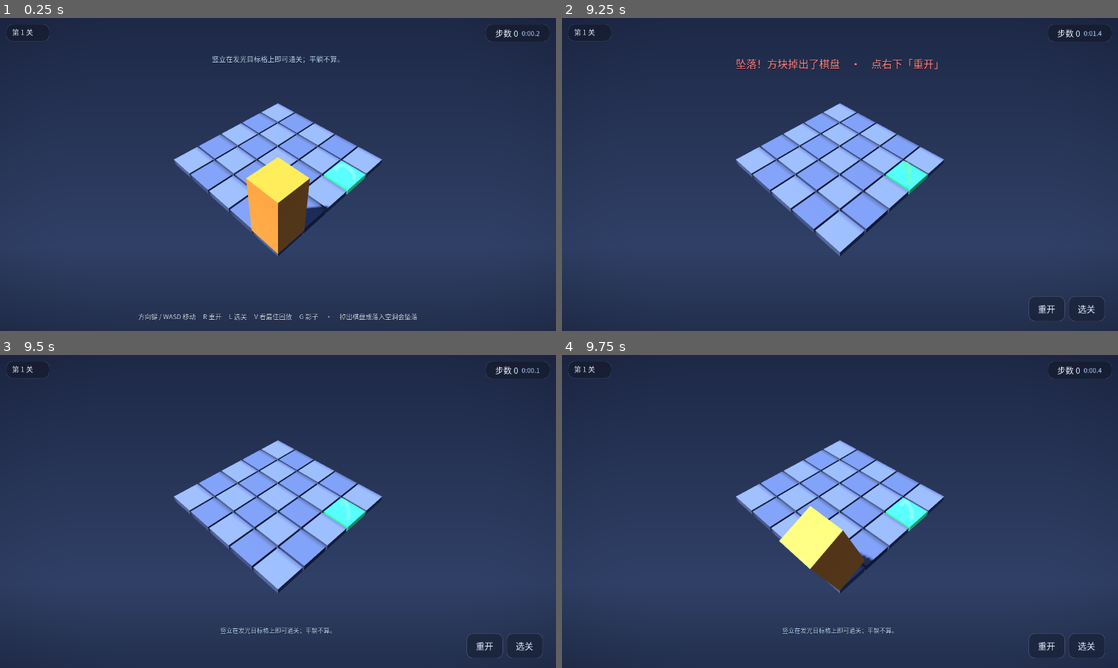
Above: before the commit, frames 1-4 (two rows, left to right).
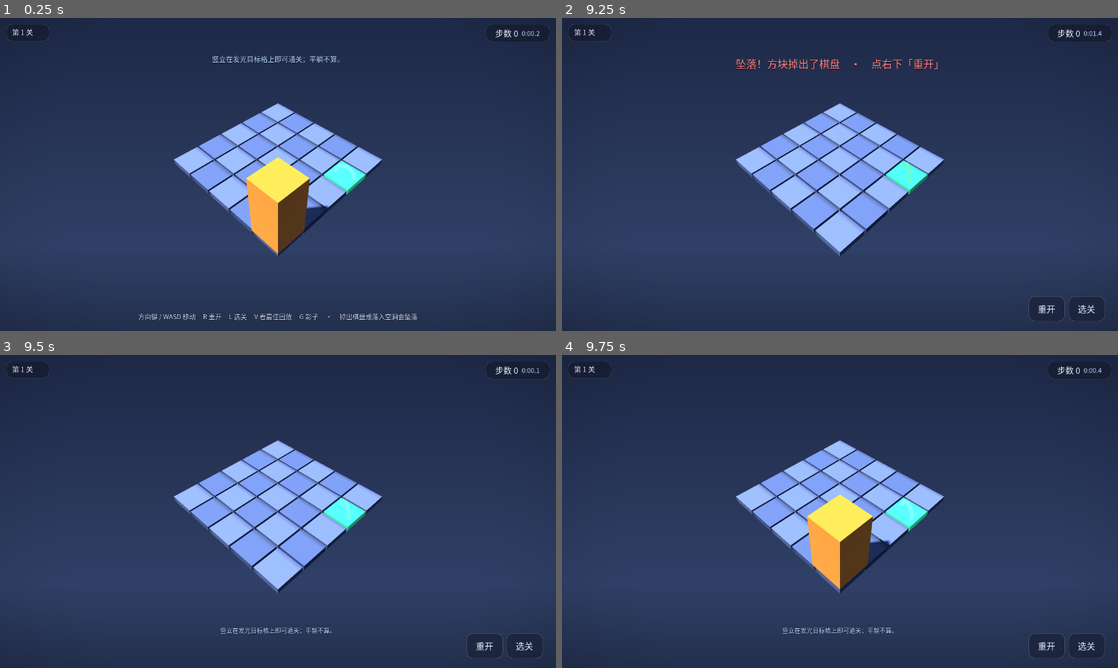
Above: after the commit, the same moments.

Repository: EasyIndie/EasyGodot
Game: Godot game, scene res://scenes/main.tscn
Same seed, same stepped clock (60 frames per second), same inputs: the game is played once before the commit and once after it.
Inputs (mouse positions are in pixels of both pictures, inside the frame that each line leads up to):
- Up to frame 1 (0.25 s): no input
- Up to frame 2 (9.25 s): tap Enter at 0.5, 2.75, 7.25 s; move the mouse to (812, 237) at 0.52 s; hold Up 0.53-1.25 s; tap R at 0.6 s; click (812, 237) at 0.67 s; tap Space at 0.77, 1.07, 2, 3.5, 3.77, 4.07, 9.02 s; drag from (1006, 221) to (812, 237) at 1.27 s; move the mouse to (673, 127) at 2.02 s; hold Left 2.03-2.75 s; tap V at 2.1 s; click (673, 127) at 2.17 s; drag from (867, 174) to (673, 127) at 2.77 s; move the mouse to (756, 96) at 3.52 s; hold Down 3.53-4.25 s; tap T at 3.6 s; click (756, 96) at 3.67 s; drag from (962, 158) to (756, 96) at 4.27 s; click "重开" at 5 s; click "选关" at 5.75 s; click (734, 93) at 6.5 s; move the mouse to (728, 190) at 7.27 s; hold Up 7.28-8 s; tap P at 7.35 s; click (728, 190) at 7.42 s; drag from (895, 105) to (728, 190) at 8.02 s; move the mouse to (812, 237) at 8.77 s; hold Right from 8.78 s (still down); tap Keypad Enter at 8.85 s; click (812, 237) at 8.92 s
- Up to frame 3 (9.5 s): keep holding Right; tap Space at 9.32 s
- Up to frame 4 (9.75 s): release Right at 9.5 s; drag from (1006, 558) to (812, 574) at 9.52 s

Frames 1-3 are identical in both runs. In frame 4, 2.9% of the frame differs, in the area x 39-60%, y 44-76%.

Commit message:
Improve swipe direction confidence and isolate multi-touch input

Diff:
--- a/games/puzzle-core/meta/gesture.gd
+++ b/games/puzzle-core/meta/gesture.gd
@@ -5,32 +5,15 @@
 #   这种东西靠手在手机上试是试不出来的（试三个角度都"还行"，第四个角度就翻车）。
 #   抽成纯函数后可以把 0°~359° 逐个喂进去断言，边界才真的被钉住。
 #
-# ── 这一版修掉的三个真问题（都来自真机反馈）────────────────────────────
-#
-# ① 方向判错：「角度稍有偏差就滚错方向」
-#    根因：等距视角下四个网格方向在屏幕上成对角分布，相邻两向相隔约 127°，
-#    而**屏幕正上/正下正好是两个方向的分界线**（数学上的平局点）。手指偏几度
-#    分数就翻转。玩家想"往远处滚"时滑的就是近似竖直，于是被随机判成左上或右上。
-#    解法：把滑动**解到棋盘坐标系**（解 2×2 方程，得到"沿棋盘两轴各走了几格"），
-#    再在**歧义带**里改用粘滞规则：优先保持上一次的方向；两个候选里若有掉头，
-#    选另一个（含糊的手势绝不会是想掉头）。
-#
-# ② 不跟手：原来只在**抬手**时判一次
-#    解法：拖动过程中就判（见 gesture_tracker.gd），滑过阈值立刻出方向；
-#    出完方向把锚点前移，于是一次长拖能连着滚好几格（像摇杆一样）。
-#
-# ③ 想清楚再滑就失效：超过 SWIPE_MAX_TIME 的滑动被整条丢弃
-#    解法：取消时间限制。慢滑也是滑，只是玩家在思考。
-#
-# 另外：阈值按**格子屏宽**缩放（clamp 到合理像素区间），4K 平板和 5 寸手机手感一致。
+# 按投影后的四条屏幕方向比较角度，不让格子长度或上一手影响玩家的新意图。
+# 两个方向过于接近时返回 ZERO，等待更明确的轨迹；一次手势仍只产生一步。
 extends RefCounted
 
-const AMBIG := 0.35          # 歧义带：两轴强度差 < 35% 视为"分不出来"（听粘滞规则）
-# 一次移动要滑过多远（相对格子屏宽）。一次手势至多一步，所以偏短更跟手；
-# 下限 STEP_MIN 才是真正防误触的那道保险。
-const STEP_RATIO := 0.85
-const STEP_MIN := 22.0       # 阈值下限（像素）：太小会被手指抖动触发
-const STEP_MAX := 64.0       # 阈值上限（像素）：太大在平板上会滑不动
+const ANGLE_MARGIN := 16.0   # 最接近的两个方向至少相差 16°，边界两侧各留约 8° 纠正带
+const MAX_ANGLE := 60.0
+const STEP_RATIO := 0.75
+const STEP_MIN := 26.0       # 阈值下限（像素）：太小会被手指抖动触发
+const STEP_MAX := 56.0       # 阈值上限（像素）：太大在平板上会滑不动
 const STEP_DEFAULT := 40.0   # 拿不到格子屏宽时的兜底
 
 const AXIS_X := Vector3i(1, 0, 0)
@@ -67,31 +50,28 @@
 		(ex.x * delta.y - delta.x * ex.y) / det)
 
 
-# 滑动 → 网格方向。prev = 上一次**真正发出**的方向，只在歧义带里起作用。
-static func resolve(delta: Vector2, screen_dirs: Dictionary, prev: Vector3i = Vector3i.ZERO) -> Vector3i:
-	if delta.length() < 0.0001:
+# prev 保留参数以兼容调用方；新手势绝不根据历史方向猜测。
+static func resolve(delta: Vector2, screen_dirs: Dictionary, _prev: Vector3i = Vector3i.ZERO) -> Vector3i:
+	if not delta.is_finite() or delta.length() < 0.0001:
 		return Vector3i.ZERO
-	var ab: Vector2 = grid_components(delta, screen_dirs)
-	var ax: float = absf(ab.x)
-	var az: float = absf(ab.y)
-	if ax < 0.000001 and az < 0.000001:
+	var ex: Vector2 = dir_of(screen_dirs, AXIS_X)
+	var ez: Vector2 = dir_of(screen_dirs, AXIS_Z)
+	if ex.length() < 0.0001 or ez.length() < 0.0001 or absf(ex.normalized().cross(ez.normalized())) < 0.05:
 		return Vector3i.ZERO
-	var nx: Vector3i = Vector3i(signi(int(signf(ab.x))), 0, 0) if ax > 0.000001 else Vector3i.ZERO
-	var nz: Vector3i = Vector3i(0, 0, signi(int(signf(ab.y)))) if az > 0.000001 else Vector3i.ZERO
-	if nz == Vector3i.ZERO:
-		return nx
-	if nx == Vector3i.ZERO:
-		return nz
-	if ax > az * (1.0 + AMBIG) or az > ax * (1.0 + AMBIG):
-		return nx if ax > az else nz         # 够明确：谁强听谁的
-	# ── 歧义带（屏幕正上/正下附近）：听粘滞规则 ──
-	if prev == nx or prev == nz:
-		return prev                          # 与上次同向 → 保持（手指抖不会翻）
-	if nx == -prev:
-		return nz                            # 一个候选是掉头 → 选另一个
-	if nz == -prev:
-		return nx
-	return nx if ax >= az else nz            # 没有历史：取强度大的（平局取 x，结果稳定）
+	var best: float = INF
+	var second: float = INF
+	var picked := Vector3i.ZERO
+	for d in [AXIS_X, -AXIS_X, AXIS_Z, -AXIS_Z]:
+		var angle: float = absf(rad_to_deg(delta.angle_to(dir_of(screen_dirs, d))))
+		if angle < best:
+			second = best
+			best = angle
+			picked = d
+		elif angle < second:
+			second = angle
+	if best > MAX_ANGLE or second - best < ANGLE_MARGIN:
+		return Vector3i.ZERO
+	return picked
 
 
 # 这次移动需要的滑动距离（像素）：按格子屏宽缩放并 clamp。
--- a/games/puzzle-core/meta/gesture_tracker.gd
+++ b/games/puzzle-core/meta/gesture_tracker.gd
@@ -1,7 +1,7 @@
-# gesture_tracker.gd — 拖动过程的状态机（把"手指轨迹"变成"一串移动"）。
+# gesture_tracker.gd — 拖动过程的状态机（把"手指轨迹"变成"一步移动"）。
 #
 # 与 gesture.gd 分开是刻意的：解算规则是纯函数（可以逐个角度断言），
-# 而"什么时候算一次移动"是有状态的（锚点、粘滞方向、连滚）。
+# 而"什么时候算一次移动"是有状态的（锚点、轨迹、单次触发）。
 # 两层分开后，测试可以只喂坐标序列，不需要任何节点/输入事件。
 #
 # 用法：
@@ -23,7 +23,8 @@
 const Gesture = preload("res://meta/gesture.gd")
 
 var dirs: Dictionary = {}            # 网格方向 → 屏幕上走一格的向量（像素，不归一化）
-var prev: Vector3i = Vector3i.ZERO   # 上一次发出的方向（歧义带里粘滞用）
+var prev: Vector3i = Vector3i.ZERO   # 上一次发出的方向（仅用于反馈，不参与下一手判定）
+var last_pos: Vector2 = Vector2.ZERO
 var anchor: Vector2 = Vector2.ZERO   # 本手势的起点（出方向后不再移动）
 var active: bool = false
 var fired: bool = false              # 本手势是否已经出过一步（出了就作废）
@@ -34,6 +35,9 @@
 
 
 func set_dirs(screen_dirs: Dictionary) -> void:
+	# 旋转/重新取景会改变方向和阈值，旧触点必须抬手后再开始。
+	if active:
+		cancel()
 	dirs = screen_dirs
 
 
@@ -41,6 +45,7 @@
 	active = true
 	fired = false
 	anchor = pos
+	last_pos = pos
 
 
 func cancel() -> void:
@@ -73,8 +78,13 @@
 	if not active or fired:
 		return Vector3i.ZERO
 	var delta: Vector2 = pos - anchor
+	var recent: Vector2 = pos - last_pos
+	last_pos = pos
 	var d: Vector3i = Gesture.resolve(delta, dirs, prev)
 	if d == Vector3i.ZERO:
+		return Vector3i.ZERO
+	# 弯曲滑动/回抖：若当前运动明显偏离累计位移，先等玩家纠正，不提前滚错。
+	if recent.length() >= 6.0 and absf(recent.angle_to(delta)) > deg_to_rad(60.0):
 		return Vector3i.ZERO
 	if Gesture.progress(delta, dirs, d) < Gesture.step_px(dirs, d):
 		return Vector3i.ZERO
--- a/games/puzzle-core/meta/touch_controls.gd
+++ b/games/puzzle-core/meta/touch_controls.gd
@@ -89,6 +89,7 @@
 var _screen_dirs: Dictionary = {}   # 由 main.gd 用相机 unproject 现算后注入
 var _insets: Dictionary = {"left": 0.0, "top": 0.0, "right": 0.0, "bottom": 0.0}
 var _tracker = null            # GestureTracker：拖动 → 移动序列
+var _touch_index: int = -1
 var _has_touch: bool = false   # 见过真触摸后就不再理会鼠标（触摸会再模拟一次鼠标）
 var _drag_begin: Vector2 = Vector2.ZERO
 var _drag_moved: bool = false  # 已超出"点按"范围 → 事件不再交给按钮
@@ -196,6 +197,8 @@
 	visible = on
 	if on:
 		_apply_layout()
+	else:
+		drag_end()
 
 
 func is_shown() -> bool:
@@ -498,6 +501,7 @@
 
 
 func drag_end() -> void:
+	_touch_index = -1
 	if _tracker != null:
 		_tracker.cancel()
 
@@ -508,7 +512,7 @@
 	if d == Vector3i.ZERO:
 		return
 	if _tracker != null:
-		_tracker.prev = d     # 粘滞方向跟着玩家最后一次意图走
+		_tracker.prev = d     # 记录方向供反馈查询，不影响下一手识别
 	_flash[d] = FLASH_TIME
 	direction.emit(d)
 
@@ -521,15 +525,17 @@
 	if event is InputEventScreenTouch:
 		_has_touch = true
 		if event.pressed:
-			if _tracker != null and _tracker.active:
-				return                 # 只认第一根手指：多指不会打乱锚点
+			if _touch_index != -1:
+				return
+			_touch_index = event.index
 			drag_begin(event.position)
-		else:
+		elif event.index == _touch_index:
 			drag_end()
 		return
 	if event is InputEventScreenDrag:
 		_has_touch = true
-		drag_move(event.position)
+		if event.index == _touch_index:
+			drag_move(event.position)
 		return
 	if event is InputEventMouseButton and event.button_index == MOUSE_BUTTON_LEFT:
 		if _has_touch:
--- a/games/puzzle-core/tests/test_e2e.gd
+++ b/games/puzzle-core/tests/test_e2e.gd
@@ -370,7 +370,7 @@
 
 func _test_touch_controls() -> void:
 	# 触屏操作层：滑动方向映射、按钮联动、不与选关/过渡打架
-	# 1) 方向解算本身的边界（角度容错 / 歧义粘滞 / 阈值缩放）由
+	# 1) 方向解算本身的边界（角度容错 / 歧义等待 / 阈值缩放）由
 	#    tests/test_gesture.gd 逐个角度断言；这里只验**接线**：
 	#    拖动经过操作层，真的发出 direction 信号，且方向正确。
 	var probe := TouchControls.new()
@@ -402,6 +402,37 @@
 		probe3.drag_move(Vector2(600.0, 400.0) + cell.normalized() * (cell.length() * 0.5 * float(i)))
 	probe3.drag_end()
 	check(got3.size() == 1, "一次长拖只能触发一步移动，实际 %d 步" % got3.size())
+	# 事件级回归：第二根手指既不能改方向，也不能抬起时结束第一根手指。
+	probe3.set_shown(true)
+	got3.clear()
+	var finger := InputEventScreenTouch.new()
+	finger.index = 3
+	finger.pressed = true
+	finger.position = Vector2(200, 200)
+	probe3._input(finger)
+	var other := InputEventScreenTouch.new()
+	other.index = 8
+	other.pressed = true
+	other.position = Vector2(500, 500)
+	probe3._input(other)
+	var drag := InputEventScreenDrag.new()
+	drag.index = 8
+	drag.position = Vector2(600, 600)
+	probe3._input(drag)
+	check(got3.is_empty(), "第二根手指拖动不能触发滚动")
+	other.pressed = false
+	probe3._input(other)
+	check(probe3._tracker.active, "第二根手指抬起不能取消第一根手指")
+	drag.index = 3
+	drag.position = Vector2(252, 237)
+	probe3._input(drag)
+	check(got3 == [Vector3i(1, 0, 0)], "第一根手指保持原锚点和方向")
+	finger.pressed = false
+	probe3._input(finger)
+	check(not probe3._tracker.active and probe3._touch_index == -1, "主手指抬起释放追踪状态")
+	probe3.drag_begin(Vector2.ZERO)
+	probe3.set_shown(false)
+	check(not probe3._tracker.active, "打开菜单隐藏触控时取消未完成手势")
 	probe.queue_free()
 	probe3.queue_free()
 
--- a/games/puzzle-core/tests/test_gesture.gd
+++ b/games/puzzle-core/tests/test_gesture.gd
@@ -100,26 +100,30 @@
 
 
 func _test_ambiguous_stickiness() -> void:
-	# 屏幕正上方 = 两个方向（-x 与 -z）的数学平局点 —— 玩家想"往远处滚"时
-	# 滑的就是这个角度，上一版会随机翻向。粘滞规则必须让它不翻。
-	var up := Vector2(0.0, -60.0)
-	check(Gesture.resolve(up, DIRS, Vector3i(0, 0, -1)) == Vector3i(0, 0, -1), "含糊的竖直上滑应保持上次的 -z")
-	check(Gesture.resolve(up, DIRS, Vector3i(-1, 0, 0)) == Vector3i(-1, 0, 0), "含糊的竖直上滑应保持上次的 -x")
-	# 关键回归：上一次是 +x（往右下），此时竖直上滑的候选是 -x/-z —— 一个都不该选 -x
-	#（含糊的手势绝不是"掉头"的意思）
-	var d: Vector3i = Gesture.resolve(up, DIRS, Vector3i(1, 0, 0))
-	check(d == Vector3i(0, 0, -1), "上次 +x 时竖直上滑不该掉头成 -x（实际 %s）" % str(d))
-	# 正下方同理（候选 +x / +z）
-	var down := Vector2(0.0, 60.0)
-	check(Gesture.resolve(down, DIRS, Vector3i(-1, 0, 0)) == Vector3i(0, 0, 1),
-		"上次 -x 时竖直下滑不该掉头成 +x")
-	# 没有历史时也要稳定（同一输入永远同一结果）
-	var a: Vector3i = Gesture.resolve(up, DIRS, Vector3i.ZERO)
-	var b: Vector3i = Gesture.resolve(up, DIRS, Vector3i.ZERO)
-	check(a == b and a != Vector3i.ZERO, "无历史时含糊手势也要稳定且有解")
-	# 明显偏向时不该被粘滞规则带跑（玩家明确要转弯）
-	check(Gesture.resolve(_polar(-60.0, 60.0), DIRS, Vector3i(1, 0, 0)) == Vector3i(0, 0, -1),
-		"明确指向 -z 的滑动必须按玩家意图（粘滞不能压过明确意图）")
+	# 每一条屏幕分界线都拒绝猜测，无论上一手是什么方向。
+	for prev in [Vector3i.ZERO, Vector3i(1, 0, 0), Vector3i(-1, 0, 0), Vector3i(0, 0, 1), Vector3i(0, 0, -1)]:
+		for angle in [0.0, 90.0, 180.0, 270.0]:
+			for off in [-5.0, 0.0, 5.0]:
+				check(Gesture.resolve(_polar(angle + off, 80.0), DIRS, prev) == Vector3i.ZERO,
+					"分界线附近不依靠历史猜方向")
+	check(Gesture.resolve(_polar(-60.0, 60.0), DIRS, Vector3i(1, 0, 0)) == Vector3i(0, 0, -1), "明确转向应立即识别")
+	var t = Tracker.new(DIRS)
+	t.begin(Vector2.ZERO)
+	check(t.feed(Vector2(0, -80)) == Vector3i.ZERO, "足够长但模糊的滑动也不误触")
+	check(t.feed(Vector2(55, -95)) == Vector3i(0, 0, -1), "模糊滑动修正为右上后无需重按即可移动")
+	t.begin(Vector2.ZERO)
+	check(t.feed(Vector2(0, 60)) == Vector3i.ZERO, "长位移处于分界线时不提前触发")
+	check(t.feed(Vector2(25, 50)) == Vector3i.ZERO, "已达到距离阈值但运动折返时不提前确认")
+	check(t.feed(Vector2(40, 60)) == Vector3i(1, 0, 0), "累计位移与当前运动一致后触发右下")
+	# 两轴长度不等时也应按屏幕角度，不能被短轴放大后的系数带偏。
+	var skew = DIRS.duplicate()
+	skew[Vector3i(1, 0, 0)] *= 4.0
+	skew[Vector3i(-1, 0, 0)] *= 4.0
+	check(Gesture.resolve(_polar(35.26, 80), skew) == Vector3i(1, 0, 0), "不同投影长度不改变指向")
+	check(Gesture.resolve(_polar(35.26, 80), DIRS, Vector3i(-1, 0, 0)) == Vector3i(1, 0, 0), "明确反向允许掉头")
+	t.begin(Vector2.ZERO)
+	t.set_dirs(DIRS)
+	check(t.feed(Vector2(80, 60)) == Vector3i.ZERO, "重新取景取消旧手势")
 
 
 func _test_threshold_scaling() -> void:
Not shown, changed: README.md
Not shown, added: workflow/docs/13-touch-input.md
